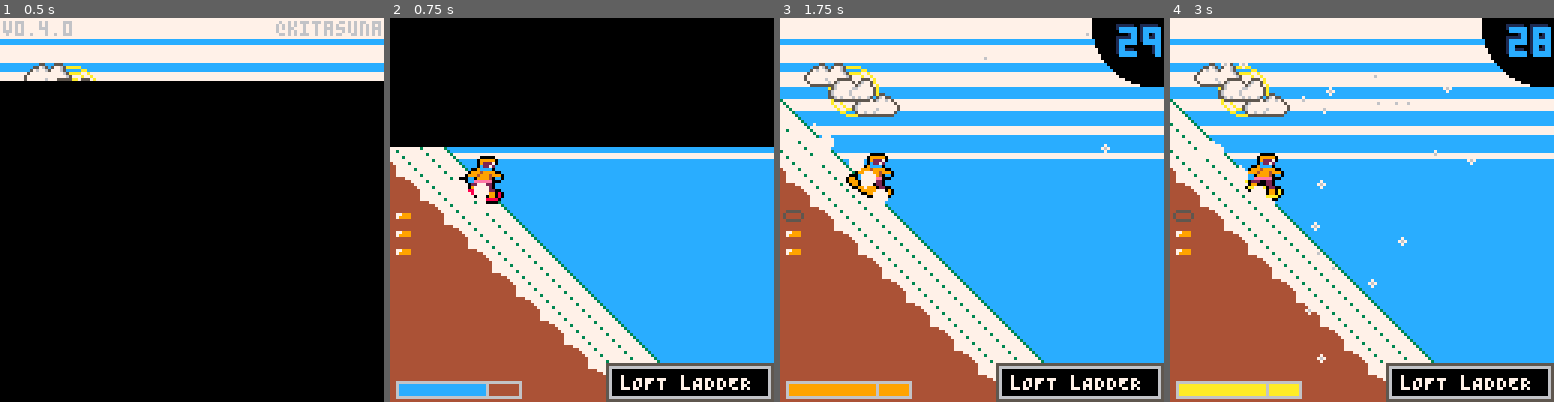
Above: before the commit, frames 1-4 (left to right).
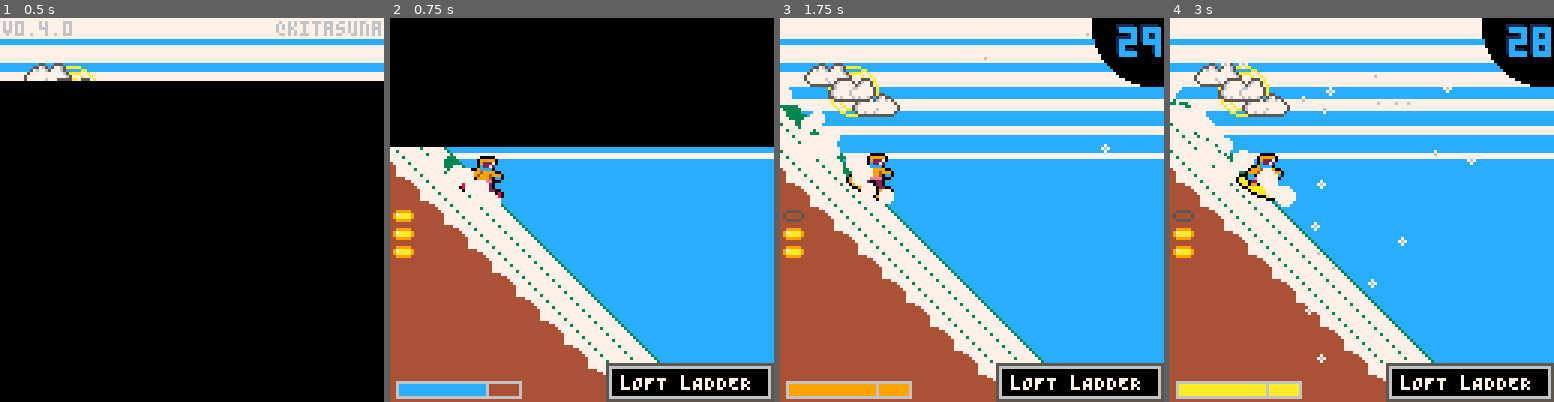
Above: after the commit, the same moments.

Repository: radicalslice/xcb
Game: PICO-8 cartridge main.p8
Two runs of this game, one before a commit and one after it. Both use one fixed random seed, a clock stepped at 60 frames per second and the inputs below.
Inputs:
- Up to frame 1 (0.5 s): tap X (X key) at 0.33 s
- Up to frame 2 (0.75 s): tap O (Z key) at 0.7 s
- Up to frame 3 (1.75 s): tap X (X key) at 1.07 s; hold Right from 1.6 s (still down); tap O (Z key) at 1.7 s
- Up to frame 4 (3 s): tap X (X key) at 1.85, 2.97 s; release Right at 2.1 s; tap O (Z key) at 2.1, 2.5, 2.9 s; hold Up 2.15-2.42 s; hold Right from 2.47 s (still down)

Frame 1 is identical in both runs. In frame 2, 0.8% of the frame differs, in the area x 0-29%, y 35-63%; in frame 3, 1.3%; in frame 4, 1.8%, in the area x 0-33%, y 17-63%.

Commit message:
v0.5 Shorten level transitions and do some light refactoring of player code

Diff:
--- a/_game.lua
+++ b/_game.lua
@@ -298,7 +298,7 @@
 
   foreach(_FX.trails, function(t)
     for crc in all(t) do
-      circfill(crc.x,crc.y,crc.rad,6)
+      circfill(crc.x,crc.y,crc.rad,(config.trailcolor or 6))
     end
   end)
 
--- a/_interlevel.lua
+++ b/_interlevel.lua
@@ -5,15 +5,8 @@
 
 function _draw_interlevel()
   _draw_game()
-  -- text box
-  -- rectfill(24,32,112,72,0)
-  -- print("level ".._last_level_index.." clear!", 34, 34, 9)
-  -- print("time remaining: "..flr(_game_timer.clock).."S", 34, 42, 9)
-  -- print("time added: ".._checkpoints[_last_level_index+1].."S",34,50,9)
-  -- print("press "..BUTTON_X.." or "..BUTTON_O,34,60,9)
-  -- branching arrows
+
   palt(0, false)
-
   local up_arrow_x = 55
   local down_arrow_x = 55
 
@@ -24,8 +17,8 @@
     down_arrow_x += rnd(2) - 1
   end
 
-  spr(114,up_arrow_x,72 - (_up_charge * 2))
-  spr(114,down_arrow_x,81 + (_down_charge * 2),1,1,false,true)
+  spr(114,up_arrow_x,72 - (_up_charge * 4))
+  spr(114,down_arrow_x,81 + (_down_charge * 4),1,1,false,true)
   dshad("(some level a)", 65, 68)
   dshad("(some level b)", 65, 88)
   palt(0, true)
@@ -83,7 +76,7 @@
   end
 
   _timers.interlevel:update()
-  if _timers.input_freeze.ttl == 0 and (_up_charge > 2 or _down_charge > 2) and _timers.interlevel.ttl == 0 then
+  if _timers.input_freeze.ttl == 0 and (_up_charge > 1.2 or _down_charge > 1.2) and _timers.interlevel.ttl == 0 then
     _timers.interlevel:init(0.2, _now)
     _up_charge,_down_charge = 0,0
     _init_wipe(0.4)
--- a/level.lua
+++ b/level.lua
@@ -15,6 +15,7 @@
     -- mountain tile x, mountain tile y, mountain pos y, tree pos y, flat map x,ramp left start,ramp right end,fill color for under course
     tiles = { 17,1,24,30,29,32,35,4},
     tree_tileheight = 3,
+    trailcolor = 3,
     foreground = false,
     clouds = false,
     draw_f = function()
--- a/main.p8
+++ b/main.p8
@@ -54,18 +54,18 @@
 b0888888000bbbbb0888099088099080bbbbb00888099080bbbbb00888099080bb088888800bbbbb000000000000000000000000000000000000000000000000
 b0888000bbbbbbbbb088888888888880bbbbbbb00088880bbbbbbbb00088880bbb0888000bbbbbbb000000000000000000000000000000000000000000000000
 bb000bbbbbbbbbbbbb0000000000000bbbbbbbbbbb0000bbbbbbbbbbbb0000bbbbb000bbbbbbbbbb000000000000000000000000000000000000000000000000
-7c777c777c777c7706766670b44444bb777377477734777437733333773733377777777777777777000000003873737383773773833777378777777700000000
-777c777c777c777c676767674779994b773337773774737777377773377733337777777777777777000000003883333338333333388333338877777700000000
-c7c7c7c7c7c7c7c7766676764799994b777377733377737773377733337773377777777777777777000000003388337738873333338873337887777700000000
-7c7c7c7c7c7c7c7c67676667b44444bb773337733777333773337733377333337777776667777777000000007778377777887377333877737778777700000000
+7c777c777c777c7706766670b99999bb777377477734777437733333773733377777777777777777000000003873737383773773833777378777777700000000
+777c777c777c777c6767676797aaaa9b773337773774737777377773377733337777777777777777000000003883333338333333388333338877777700000000
+c7c7c7c7c7c7c7c7766676769aaaaa9b777377733377737773377733337773377777777777777777000000003388337738873333338873337887777700000000
+7c7c7c7c7c7c7c7c67676667b99999bb773337733777333773337733377333337777776667777777000000007778377777887377333877737778777700000000
 c7c7c7c7c7c7c7c776767676bbbbbbbb733333733373337777333774773774777777676667667777000000007777877777788777737887777778877700000000
 cc7ccc7ccc7ccc7c07666760bbbbbbbb773337774777333773337777733377777776766666667677000000004777887474448877777748877777887700000000
 c7c7c7c7c7c7c7c700767600bbbbbbbb733333777773333377477777734377777676667667666667000000004477788444444887777444887777788700000000
 7ccc7ccc7ccc7ccc00000000bbbbbbbb777477777777747777777777774777777666666666666766000000004477774844444487744444483377378800000000
-ccccccccccccccccb55555bbb44444bbbbbbbbbbbbbbbbbbbbbbbbbbbbbbbbbb66766666666667666666666688444444484444478444444488bbbbbb00000000
-cccccccccccccccc5bbbbb5b4bb7bb4bbbb3bbb3bb73bb7bbb7bb7bbbb7bbbbb6666666b66666666bb666666488444444884444448844444b88bbbbb00000000
-cccccccccccccccc5bbbbb5b4b9b9b4b333373b33b37bb33b733b37bb33b7b3b666666bb66766666bbb66666448844444488444444884444bb88bbbb00000000
-ccccccccccccccccb55555bbb44444bb7333333373333373b33bb33b333b333366666bbbb6666666bbb66666444884444444844444448444bbbb88bb00000000
+ccccccccccccccccb55555bbb99999bbbbbbbbbbbbbbbbbbbbbbbbbbbbbbbbbb66766666666667666666666688444444484444478444444488bbbbbb00000000
+cccccccccccccccc5bbbbb5b9bbabb9bbbb3bbb3bb73bb7bbb7bb7bbbb7bbbbb6666666b66666666bb666666488444444884444448844444b88bbbbb00000000
+cccccccccccccccc5bbbbb5b9baaab9b333373b33b37bb33b733b37bb33b7b3b666666bb66766666bbb66666448844444488444444884444bb88bbbb00000000
+ccccccccccccccccb55555bbb99999bb7333333373333373b33bb33b333b333366666bbbb6666666bbb66666444884444444844444448444bbbb88bb00000000
 ccccccccccccccccbbbbbbbbbbbbbbbb3333337333333333337373333333333366bbbbbbbb666666bbbb6b66444488444444484444448844bbbbb88b00000000
 ccccccccccccccccbbbbbbbbbbbbbbbb3337333333373337333373733377333366bbbbbbbbb6bb66bbbbbb66444448844444448844444884bbbbbb8b00000000
 ccccccccccccccccbbbbbbbbbbbbbbbb3333733733373333333333333733373366bbbbbbbbb6bb66bbbbbbb6444444884444444844444488bbbbbb8800000000
@@ -78,14 +78,14 @@
 000000000000000056777777677777754373333377474377777777777777777766666666666666666666666666666666bbbbbbbb7577bbbbbbbbbb77777bbbbb
 0000000000000000b57767767777775b77747747777777777777777777777777666666666666666666666666666666667bbbbbb777577bbbbbbb7777777bbbb7
 0000000000000000bb555555555555bb777777777777777777777777777777776666666666666666666666666666666677bbbb67667566bbbbb77777577bbb77
-0000000000000000bbb00bbb00000000bbb55555bbb555bbbbbbbbbb7777777766666666667666766666666666666666666bb666666666bbb66777756677b677
-0000000000000000bb0aa0bb00000000bb5677775b56775bbbbbbbbb77777777666666667666766666676666666676666666b6666666666b6666675666656676
-0000000000000000b0a99a0b00000000b56777777567775bbbb7bbbb77777777666666666767676767666676666666bb66656666666666656666656666665666
-00000000000000000a9999a000000000b567777766777775bb767bbb777777776666666676767676767676676766bbbb66566666665666656666656666665666
-000000000000000009999990000000005677777677777775bbb7bbbb7777777766666666677767776b6767bbb6bbbbbb65666666665566665666666666666566
-000000000000000000099000000000005677777677777775bbbbbbbb7777777766666666b6767bb6bbb66bbbbbbbbbbb65666666666556666566666666666656
-0000000000000000bb0990bb00000000556767776767765bbbbbbbbb7777777766666666b7b7bbbbbbb6bbbbbbbbbbbb65666666666666666656666666666656
-0000000000000000bb0000bb00000000bb555555555555bbbbbbbbbb7777777766666666bbbbbbbbbbbbbbbbbbbbbbbb56666666666666666665666666666665
+0000000000000000bbb44bbb00000000bbb55555bbb555bbbbbbbbbb7777777766666666667666766666666666666666666bb666666666bbb66777756677b677
+0000000000000000bb4aa4bb00000000bb5677775b56775bbbbbbbbb77777777666666667666766666676666666676666666b6666666666b6666675666656676
+0000000000000000b4a99a4b00000000b56777777567775bbbb7bbbb77777777666666666767676767666676666666bb66656666666666656666656666665666
+00000000000000004a9999a400000000b567777766777775bb767bbb777777776666666676767676767676676766bbbb66566666665666656666656666665666
+000000000000000049999994000000005677777677777775bbb7bbbb7777777766666666677767776b6767bbb6bbbbbb65666666665566665666666666666566
+000000000000000044499444000000005677777677777775bbbbbbbb7777777766666666b6767bb6bbb66bbbbbbbbbbb65666666666556666566666666666656
+0000000000000000bb4994bb00000000556767776767765bbbbbbbbb7777777766666666b7b7bbbbbbb6bbbbbbbbbbbb65666666666666666656666666666656
+0000000000000000bb4444bb00000000bb555555555555bbbbbbbbbb7777777766666666bbbbbbbbbbbbbbbbbbbbbbbb56666666666666666665666666666665
 bbbbb00000bbbbbbb0000bbbbbbbbbbbbbbbbbbbbbbbbbbbbbbbbbbbbbbbbbbbbbbbbbbbbbbbbbb33bbbbbbb7777777773337737000000000000000000000000
 bbbb0999990bbbbb0888800bbbbbbbbbbbbbbbbbbbbbbbbbbbbbbbbbbbbbbbbbbbbbbbbbbbbbbb3773bbbbbb7777777733333333000000000000000000000000
 bbbb0922270bb00b08888880000bbbbbbbbbbbbbbbbbbbbbbbbbbbbbbbbbbbbbbbbbbbbbbbbbb377773bbbbb7777777733333333000000000000000000000000
--- a/player.lua
+++ b/player.lua
@@ -104,34 +104,14 @@
     p.speedpin_cycler:update(dt)
 
     local pstate = p:get_state()
-    if pstate == _PLAYER_STATE_ONGROUND
-      or pstate == _PLAYER_STATE_SKYUP
-      or pstate == _PLAYER_STATE_SKYDOWN
-      or pstate == _PLAYER_STATE_HOPUP
-      or pstate == _PLAYER_STATE_HOPDOWN then
-      player_state_funcs[pstate](p, dt, y_ground, ground_angle, block_input)
-
-      local f = function()
-        return p.speedpin_cycler:get_color()
-      end
-      if p:get_state() == _PLAYER_STATE_ONGROUND and p.planedy == 0 and p.dx > 0 then
-        add(_FX.parts, new_part(
-          p.x + 4 - rnd(8),
-          p.y + p.plane + 8 - rnd(2),
-          function() return sin(rnd()) * -1 end,
-          function() return 0 end,
-          {7}, -- regular color
-          _timers.okami.ttl > 0 and f or nil, -- colorf
-          nil,
-          flr(rnd(2)) + 1,
-          0.2,
-          false,
-          0.1
-        ))
-      end
-
-      return
-    end
+    -- call the state function for whatever state we're in
+    player_state_funcs[pstate](p, dt, y_ground, ground_angle, block_input)
+
+    local f = function()
+      return p.speedpin_cycler:get_color()
+    end
+
+    return
 
   end,
   get_board_center_x = function(p)
@@ -181,20 +161,37 @@
 
     if btnp(3) and p.plane == 0 then
       p.planedy = 0.5
-      add(_FX.trails, {})
     elseif btnp(2) and p.plane == 6 then
       p.planedy = -0.5
-      add(_FX.trails, {})
     end
 
     if p.planedy ~= 0 then
       p.plane += p.planedy
-      add(_FX.trails[#_FX.trails], {x=player.x, y=player.y+player.plane+4, rad=flr(rnd(2))+1})
-    end
+    end
+    add(_FX.trails, {})
+    add(_FX.trails[#_FX.trails], {x=player.x, y=player.y+player.plane+4, rad=flr(rnd(2))+1})
+
     if p.plane <= 0 or p.plane >= 6 then
       p.planedy = 0
     end
 
+
+    -- add snow puff
+    if p.planedy == 0 and p.dx > 0 then
+      add(_FX.parts, new_part(
+          p.x + 6 - rnd(8),
+          p.y + p.plane + 6 - rnd(2),
+          function() return sin(rnd()) * -1 end,
+          function() return 0 end,
+          {7}, -- regular color
+          _timers.okami.ttl > 0 and f or nil, -- colorf
+          nil,
+          flr(rnd(2)) + 2,
+          0.4,
+          false,
+          0.1
+        ))
+    end
 
   end,
   skyup = function(p, dt, y_ground, ground_angle)
--- a/utils.lua
+++ b/utils.lua
@@ -86,7 +86,7 @@
 end
 
 function dshad(str, x, y, ow)
-  local colors = {9, 10}
+  local colors = {4,9}
   if ow != nil and #ow == 2 then
     colors = ow
   end
